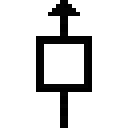
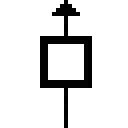
Layered file, before and after one edit (128x128). Changes by layer:
painted on "Layer 0" over [36,0,92,128]
